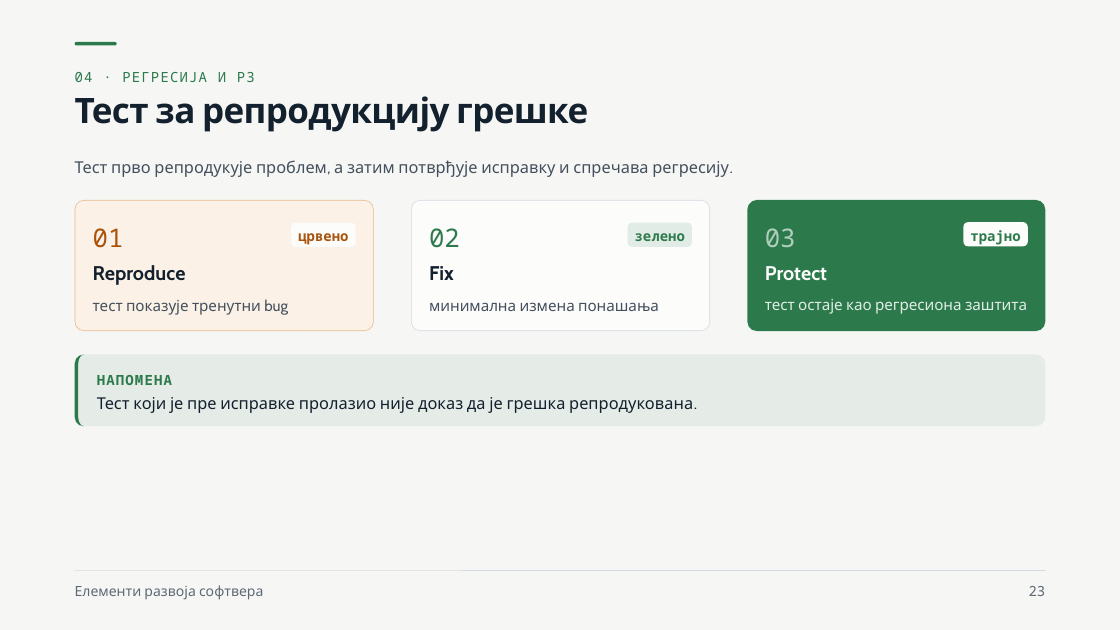
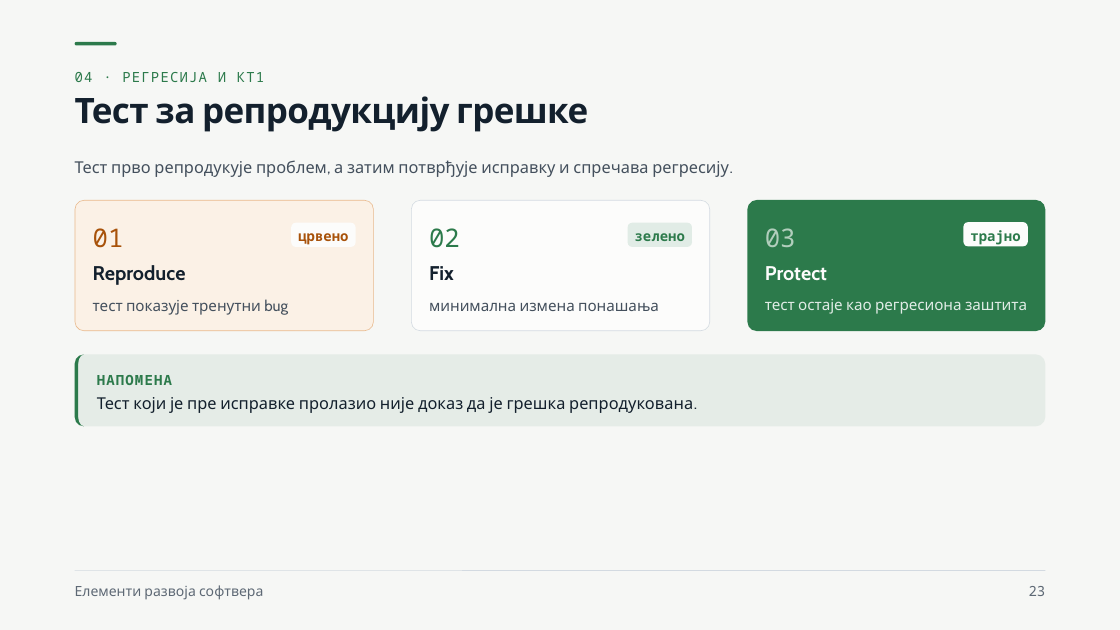
Before and after one commit to owlCoder/ftn-nastavni-materijali, a slide deck: slide 23 of 01 Elementi Razvoja Softvera/02 Prezentacije/PPTX/04 Тестабилни дизајн, NUnit, Moq и покривеност кода.pptx. Drawn at 1120x630 pixels with LibreOffice and Linux fonts; fonts in the diff are those of the drawing; background and template pictures are left out. Boxes give left, top, right and bottom in pixels: in the first picture for what was removed or moved away, otherwise in the second. Text is boxed around its words. In the diff, an @@ line names an element or a change of style, - is before the commit and + after.

```diff
--- a/01 Elementi Razvoja Softvera/02 Prezentacije/PPTX/04 Тестабилни дизајн, NUnit, Moq и покривеност кода.pptx
+++ b/01 Elementi Razvoja Softvera/02 Prezentacije/PPTX/04 Тестабилни дизајн, NUnit, Moq и покривеност кода.pptx
@@ text at [75, 72, 264, 82]: text changed @@
-04 · РЕГРЕСИЈА И P3
+04 · РЕГРЕСИЈА И КТ1
```
Also in this commit, not shown: 6 other slides changed, 21 other files.
